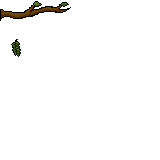
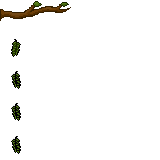
Two versions of the same layered image (160px x 160px). Layer-by-layer changes:
showed "Copy of Paint Layer 1" (2nd of 4) over [0, 1, 64, 57]
showed "Copy of Paint Layer 1" (3rd of 4) over [0, 1, 64, 57]
showed "Copy of Paint Layer 1" (4th of 4) over [0, 1, 64, 57]
painted on "Paint Layer 1" over [0, 1, 71, 57]
painted on "Paint Layer 2" over [0, 1, 71, 121]